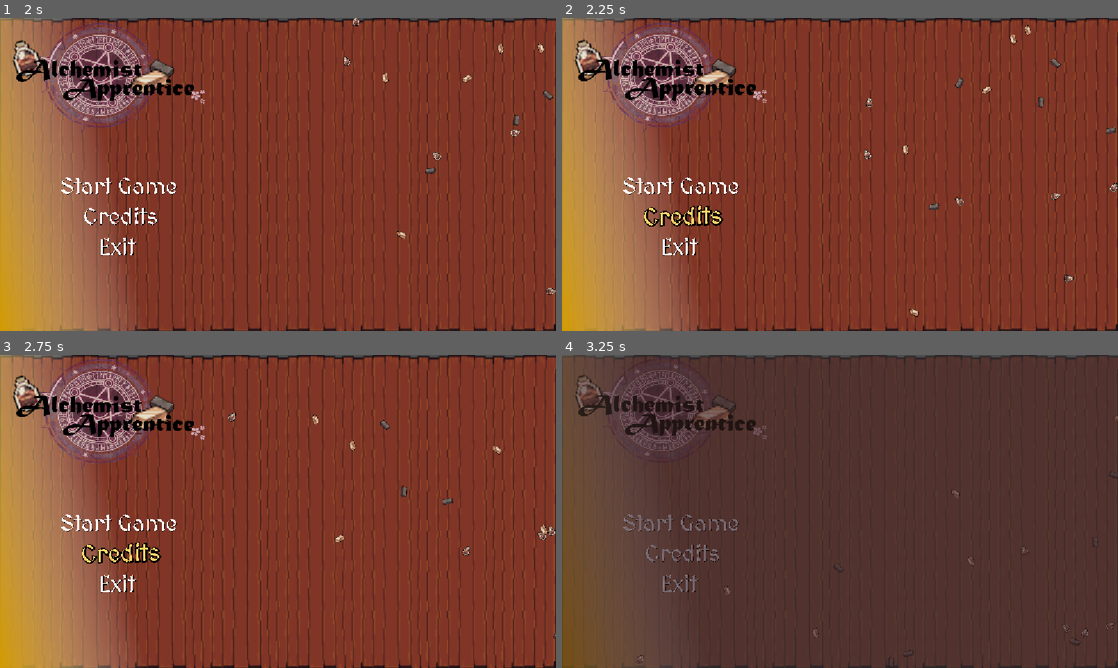
Above: before the commit, frames 1-4 (two rows, left to right).
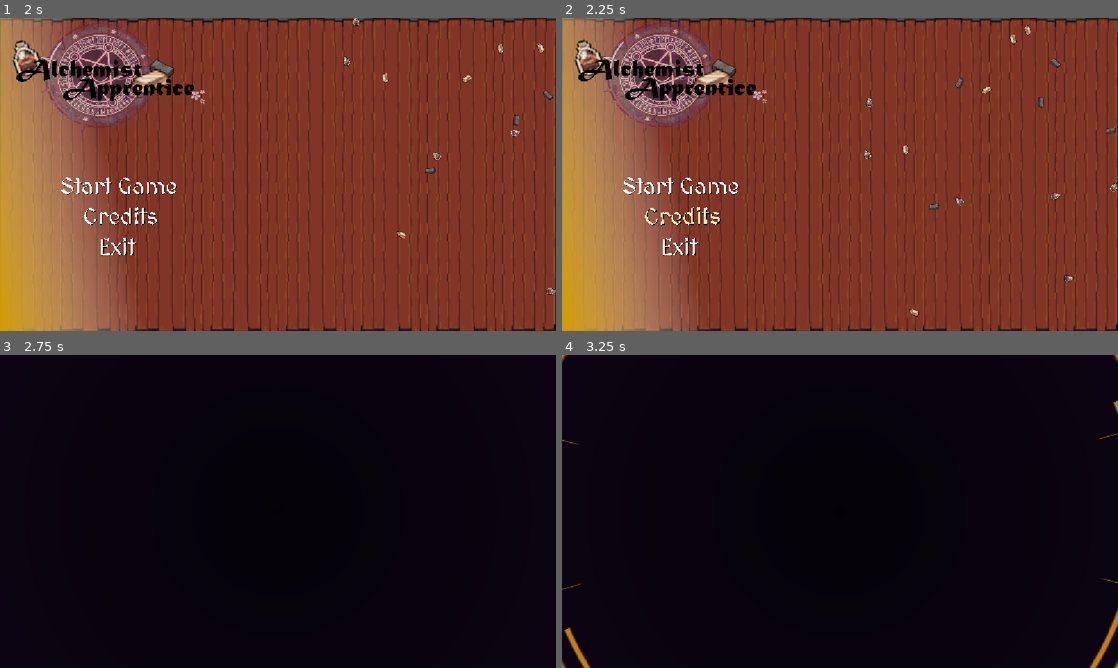
Above: after the commit, the same moments.

Repository: XiaoGeNekidora/AlchemistApprentice
Game: Godot game, scene res://title.tscn
Two runs of this game, one before a commit and one after it. Both use one fixed random seed, a clock stepped at 60 frames per second and the inputs below.
Inputs (mouse positions are in pixels of both pictures, inside the frame that each line leads up to):
- Up to frame 1 (2 s): move the mouse to (400, 158) at 0.52 s; click (400, 158) at 0.67 s; drag from (122, 190) to (250, 237) at 1.27 s
- Up to frame 2 (2.25 s): move the mouse to (684, 218) at 2.02 s; click (684, 218) at 2.17 s
- Up to frame 3 (2.75 s): no input
- Up to frame 4 (3.25 s): drag from (723, 586) to (673, 464) at 2.77 s

Frame 1 is identical in both runs. In frame 2, 0.7% of the frame differs, in the area x 2-37%, y 4-67%; in frame 3, 98%; in frame 4, 99%, in the area x 0-100%, y 0-100%.

Commit message:
add credit screen

Diff:
--- /dev/null
+++ b/credits.tscn
@@ -0,0 +1,142 @@
+[gd_scene format=3 uid="uid://bk0lbkks7oryn"]
+
+[ext_resource type="Script" uid="uid://bo7oxv1iitl1k" path="res://script/ui/credits.gd" id="1_j6beo"]
+[ext_resource type="Texture2D" uid="uid://bytk1wmfhot8y" path="res://texture/desk.png" id="2_3mii5"]
+[ext_resource type="Texture2D" uid="uid://btwdwva6m7g1a" path="res://texture/logo.png" id="3_r4875"]
+[ext_resource type="FontFile" uid="uid://q0yu2gl6ai7a" path="res://font/MedievalSharp-Regular.ttf" id="7_0343s"]
+[ext_resource type="Script" uid="uid://46wrjq843pix" path="res://script/ui/label_btn.gd" id="8_eh8ii"]
+
+[sub_resource type="LabelSettings" id="LabelSettings_lx2ly"]
+font = ExtResource("7_0343s")
+font_size = 48
+outline_color = Color(0, 0, 0, 1)
+shadow_color = Color(0, 0, 0, 1)
+
+[node name="Credits" type="Control" unique_id=217038170]
+layout_mode = 3
+anchors_preset = 0
+script = ExtResource("1_j6beo")
+
+[node name="bg" type="TextureRect" parent="." unique_id=531617242]
+layout_mode = 0
+offset_right = 1155.0
+offset_bottom = 655.0
+texture = ExtResource("2_3mii5")
+
+[node name="logo" type="TextureRect" parent="." unique_id=133510363]
+layout_mode = 0
+offset_left = 20.0
+offset_top = 26.0
+offset_right = 217.46283
+offset_bottom = 137.0
+texture = ExtResource("3_r4875")
+expand_mode = 1
+
+[node name="Exit" type="Label" parent="." unique_id=815763121]
+layout_mode = 0
+offset_left = 1024.0
+offset_top = 574.0
+offset_right = 1137.0
+offset_bottom = 637.0
+mouse_filter = 0
+text = "Back"
+label_settings = SubResource("LabelSettings_lx2ly")
+script = ExtResource("8_eh8ii")
+
+[node name="Credits" type="Label" parent="." unique_id=975873799]
+layout_mode = 0
+offset_left = 217.0
+offset_top = 51.0
+offset_right = 469.0
+offset_bottom = 114.0
+mouse_filter = 0
+text = "Credits"
+label_settings = SubResource("LabelSettings_lx2ly")
+
+[node name="Label" type="RichTextLabel" parent="." unique_id=1300762425]
+layout_mode = 0
+offset_left = 63.0
+offset_top = 152.0
+offset_right = 503.0
+offset_bottom = 637.0
+bbcode_enabled = true
+text = "[b]Game Design[/b]
+XGN
+
+[b]Level Design[/b]
+XGN
+Deepseek
+ChatGPT
+
+[b]Programming[/b]
+XGN
+ChatGPT via Codex
+Deepseek via Opencode
+
+[b]Art[/b]
+XGN
+neko.moo.jp (Icon)
+OpenGameArts (UI)
+[i]Thanks for the free assets![/i]
+
+Gemini Nanobanana (Level Background)
+"
+
+[node name="License" type="RichTextLabel" parent="." unique_id=383639287]
+layout_mode = 0
+offset_left = 495.0
+offset_top = 152.0
+offset_right = 935.0
+offset_bottom = 606.0
+bbcode_enabled = true
+text = "Copyright (c) 2014-present Godot Engine contributors.
+  Copyright (c) 2007-2014 Juan Linietsky, Ariel Manzur.
+
+  Permission is hereby granted, free of charge, to any person obtaining a copy
+  of this software and associated documentation files (the \"Software\"), to deal
+  in the Software without restriction, including without limitation the rights
+  to use, copy, modify, merge, publish, distribute, sublicense, and/or sell
+  copies of the Software, and to permit persons to whom the Software is
+  furnished to do so, subject to the following conditions:
+
+  The above copyright notice and this permission notice shall be included in all
+  copies or substantial portions of the Software.
+
+  THE SOFTWARE IS PROVIDED \"AS IS\", WITHOUT WARRANTY OF ANY KIND, EXPRESS OR
+  IMPLIED, INCLUDING BUT NOT LIMITED TO THE WARRANTIES OF MERCHANTABILITY,
+  FITNESS FOR A PARTICULAR PURPOSE AND NONINFRINGEMENT. IN NO EVENT SHALL THE
+  AUTHORS OR COPYRIGHT HOLDERS BE LIABLE FOR ANY CLAIM, DAMAGES OR OTHER
+  LIABILITY, WHETHER IN AN ACTION OF CONTRACT, TORT OR OTHERWISE, ARISING FROM,
+  OUT OF OR IN CONNECTION WITH THE SOFTWARE OR THE USE OR OTHER DEALINGS IN THE
+  SOFTWARE.
+
+  -- Godot Engine <https://godotengine.org>
+
+------
+
+https://github.com/chairfull/GodotRichTextLabel2
+
+MIT License
+
+Copyright (c) 2024 chairfull
+
+Permission is hereby granted, free of charge, to any person obtaining a copy
+of this software and associated documentation files (the \"Software\"), to deal
+in the Software without restriction, including without limitation the rights
+to use, copy, modify, merge, publish, distribute, sublicense, and/or sell
+copies of the Software, and to permit persons to whom the Software is
+furnished to do so, subject to the following conditions:
+
+The above copyright notice and this permission notice shall be included in all
+copies or substantial portions of the Software.
+
+THE SOFTWARE IS PROVIDED \"AS IS\", WITHOUT WARRANTY OF ANY KIND, EXPRESS OR
+IMPLIED, INCLUDING BUT NOT LIMITED TO THE WARRANTIES OF MERCHANTABILITY,
+FITNESS FOR A PARTICULAR PURPOSE AND NONINFRINGEMENT. IN NO EVENT SHALL THE
+AUTHORS OR COPYRIGHT HOLDERS BE LIABLE FOR ANY CLAIM, DAMAGES OR OTHER
+LIABILITY, WHETHER IN AN ACTION OF CONTRACT, TORT OR OTHERWISE, ARISING FROM,
+OUT OF OR IN CONNECTION WITH THE SOFTWARE OR THE USE OR OTHER DEALINGS IN THE
+SOFTWARE.
+"
+
+[connection signal="clicked" from="Exit" to="." method="_on_exit_clicked"]
--- a/script/level/Level55.gd
+++ b/script/level/Level55.gd
@@ -49,7 +49,8 @@
 	self.import_packages()
 	self.import_upb()
 	self.desc = """
-This might be one of the most challenging tasks in your school life!
+This might be one of the most challenging tasks in your school life! But it will be the last!
+Hope you have enjoyed the journey of alchemy and hope to see you soon!
 ... Actually we *could* also throw in dark matters but then your operation list will be too long!
 Try your best!
 """
--- /dev/null
+++ b/script/ui/credits.gd
@@ -0,0 +1,5 @@
+extends Control
+
+
+func _on_exit_clicked() -> void:
+	SceneTransition.change_scene("res://title.tscn")
--- a/script/ui/title.gd
+++ b/script/ui/title.gd
@@ -127,7 +127,13 @@
 
 
 func _on_credits_clicked() -> void:
-	pass
+	if not _intro_finished or _leaving:
+		return
+	_leaving = true
+	_set_menu_input(false)
+	if is_instance_valid(_logo_idle_tween):
+		_logo_idle_tween.kill()
+	SceneTransition.change_scene("res://credits.tscn")
 
 
 func _on_exit_clicked() -> void:
Not shown, added: export_presets.cfg
Not shown, added: script/ui/credits.gd.uid
Not shown, changed: .gitignore
